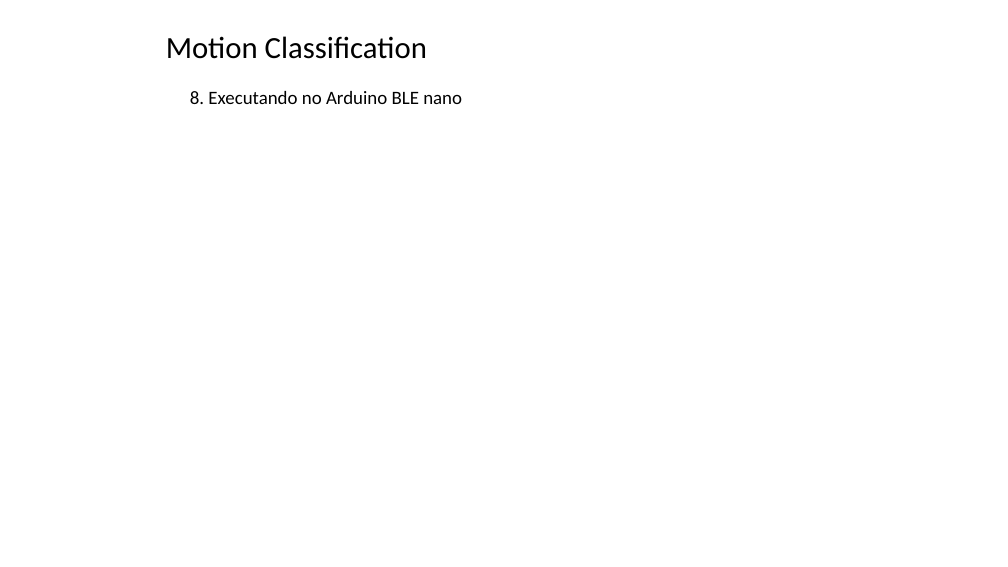
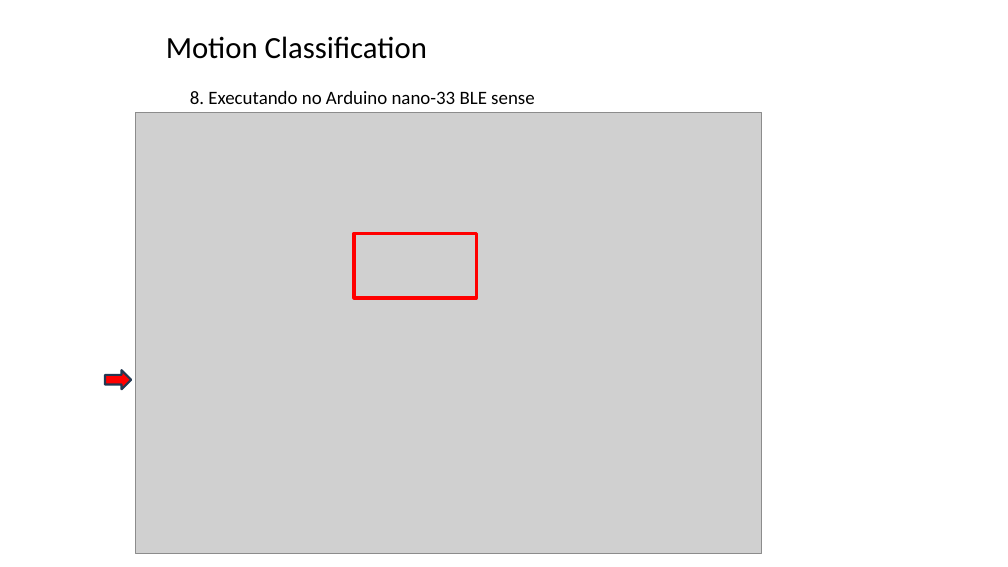
Before and after one commit to zz4fap/tp557-iot-ml, a slide deck: slide 32 of slides/TP557_15_classificação de movimentos.pptx. Drawn at 1008x567 pixels with LibreOffice and Linux fonts; fonts in the diff are those of the drawing; grey boxes stand for pictures; background and template pictures are left out. Boxes give left, top, right and bottom in pixels: in the first picture for what was removed or moved away, otherwise in the second. Text is boxed around its words. In the diff, an @@ line names an element or a change of style, - is before the commit and + after.

Commit message:
update of slides

```diff
--- a/slides/TP557_15_classificação de movimentos.pptx
+++ b/slides/TP557_15_classificação de movimentos.pptx
@@ picture added at <box>135,113,761,554</box> @@
@@ text at <box>190,91,534,104</box>: text changed @@
-8. Executando no Arduino BLE nano
+8. Executando no Arduino nano-33 BLE sense
@@ rectangle added at <box>354,233,476,298</box>, outline #FF0000 3 pt @@
@@ right arrow added at <box>105,371,131,389</box>, fill #FF0000, outline #233953 2 pt @@
```
Also in this commit, not shown: 2 slides added, 1 other file.
